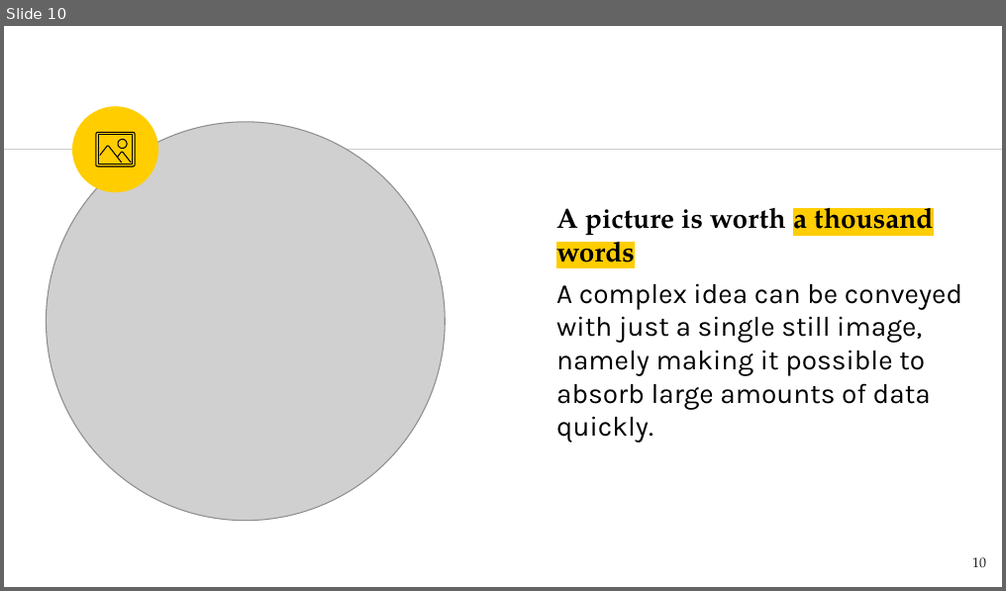
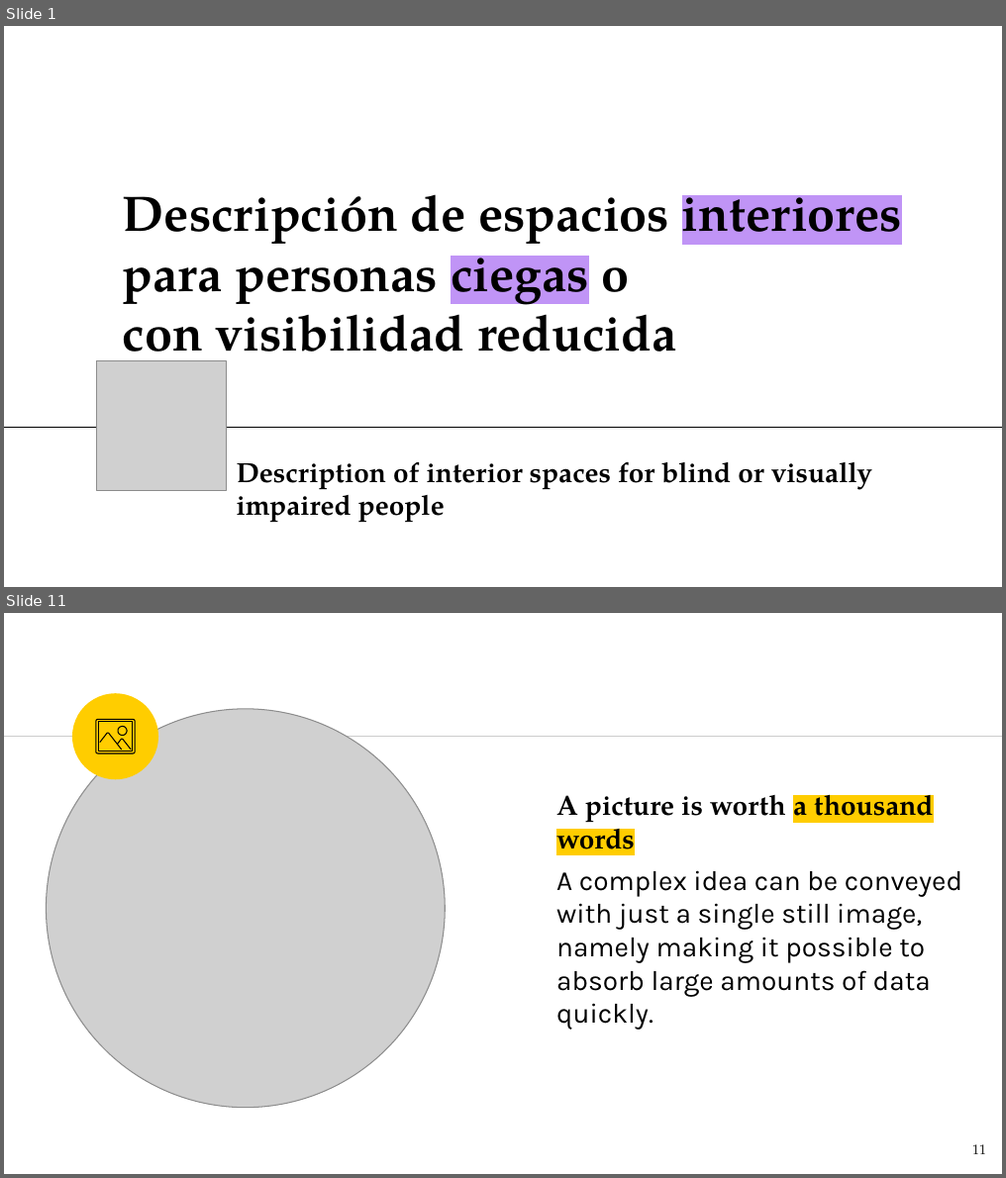
Before and after one commit to NILGroup/TFG-1920-DiscapacidadVisual, a slide deck: Defensa/Viola · SlidesCarnival.pptx. Shown one above the other, each under a label of ours: slide 10 before the commit, slides 1 and 11 after it; the slides between them are not shown. The pictures are 1006x591 and 1006x1178 pixels, drawn with LibreOffice and Linux fonts; fonts in the diff are those of the drawing; grey boxes stand for pictures. Boxes give left, top, right and bottom in pixels: in the first picture for what was removed or moved away, otherwise in the second. Text is boxed around its words. In the diff, an @@ line names an element or a change of style, - is before the commit and + after.

```diff
--- a/Defensa/Viola · SlidesCarnival.pptx
+++ b/Defensa/Viola · SlidesCarnival.pptx
@@ slide 1 added at [4,26,1002,587], background #FFFFFF @@
@@ title added at [123,179,902,369], 36 pt, text #000000, bold @@
+Descripción de espacios interiores para personas ciegas o
+con visibilidad reducida
@@ picture added at [97,362,227,491] @@
@@ line added from (4, 427) to (1002, 427), #000000 0.75 pt @@
@@ text added at [237,462,872,523], 20 pt, text #000000, bold @@
+Description of interior spaces for blind or visually
+impaired people
@@ what was slide 10 is now slide 11 @@
@@ page number at [972,1145,986,1155]: text changed @@
-10
+11
```
Also in this commit, not shown: 28 slides changed, 12 other slides added, 2 slides removed, 2 other files.
